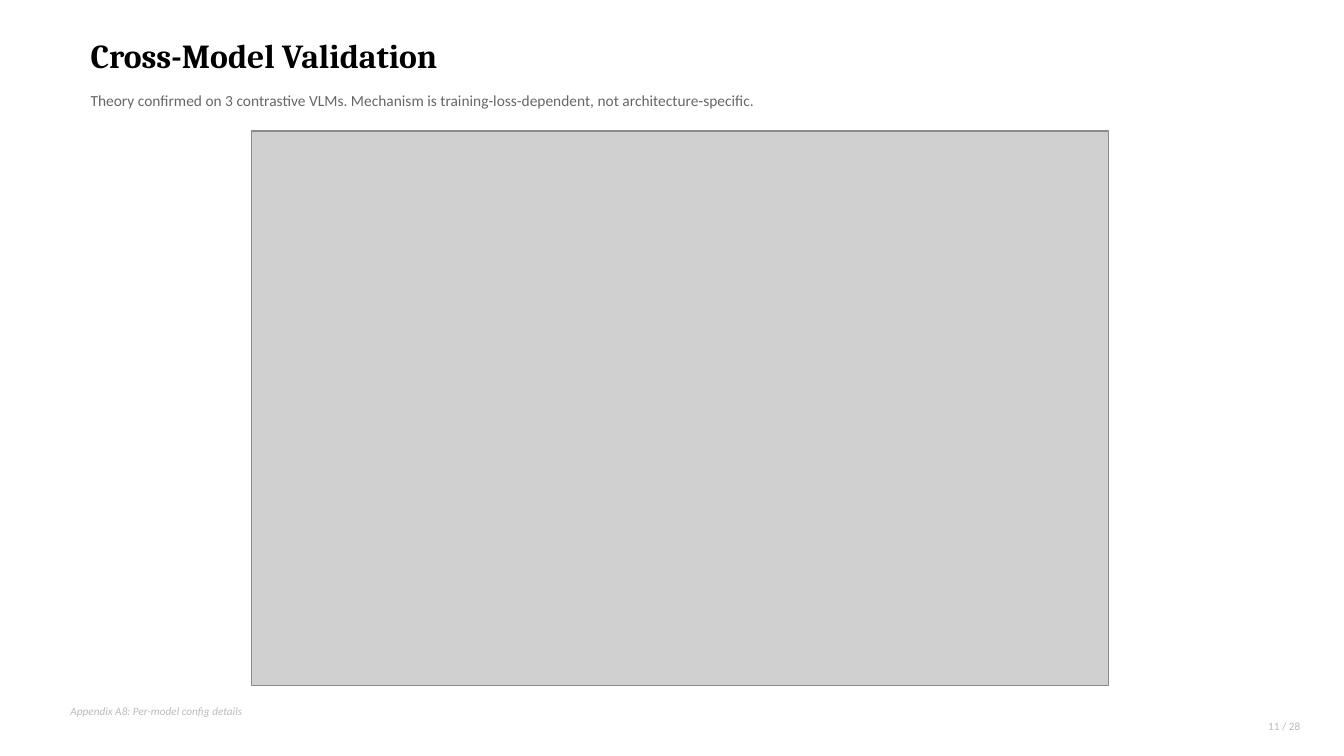
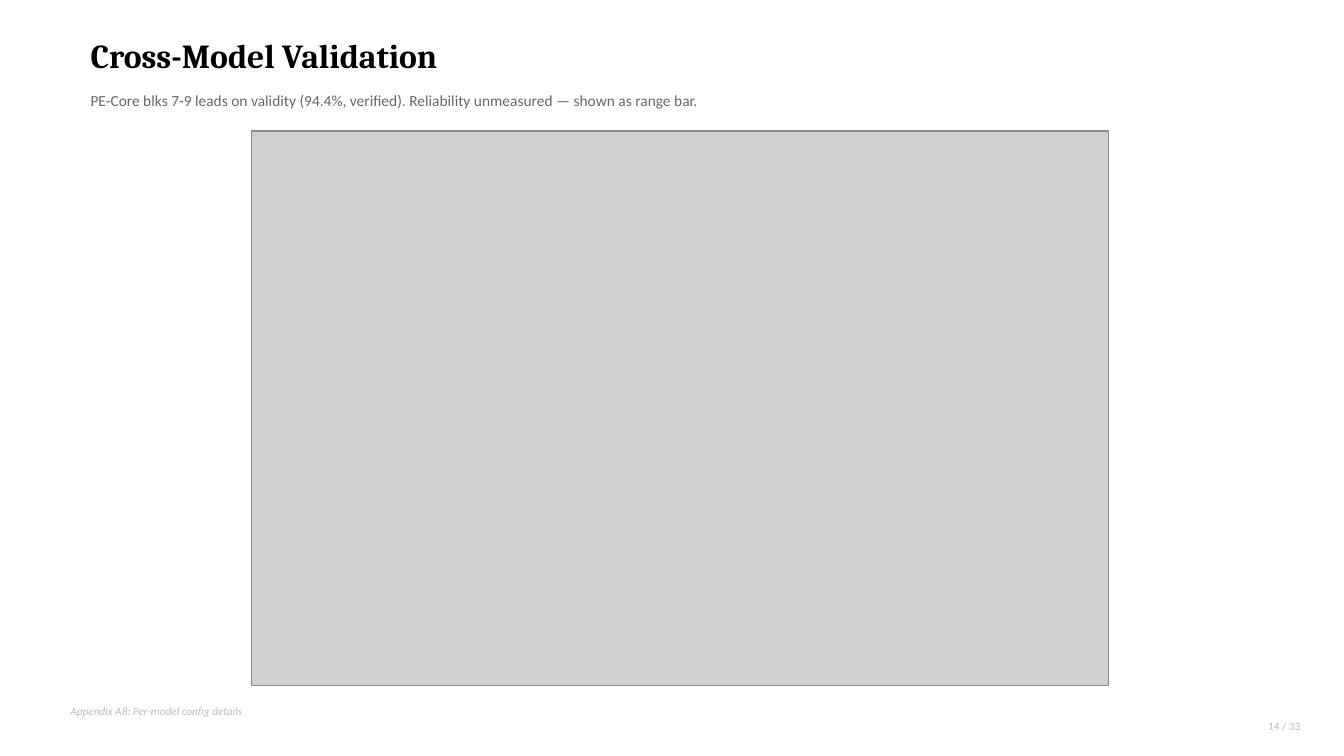
Before and after one commit to fwromano/mcdo-vlm-uncertainty, a slide deck: slide 14 of MC_Dropout_Status_Update.pptx (slide 11 before the commit). Drawn at 1344x756 pixels with LibreOffice and Linux fonts; fonts in the diff are those of the drawing; grey boxes stand for pictures. Boxes give left, top, right and bottom in pixels: in the first picture for what was removed or moved away, otherwise in the second. Text is boxed around its words. In the diff, an @@ line names an element or a change of style, - is before the commit and + after.

```diff
--- a/MC_Dropout_Status_Update.pptx
+++ b/MC_Dropout_Status_Update.pptx
@@ text at (x1=91, y1=95, x2=697, y2=109): text changed @@
-Theory confirmed on 3 contrastive VLMs. Mechanism is training-loss-dependent, not architecture-specific.
+PE-Core blks 7-9 leads on validity (94.4%, verified). Reliability unmeasured — shown as range bar.
@@ text at (x1=1268, y1=723, x2=1300, y2=730): text changed @@
-11 / 28
+14 / 33
```
Also in this commit, not shown: 24 other slides changed, 8 slides added, 3 slides removed, 9 other files.
